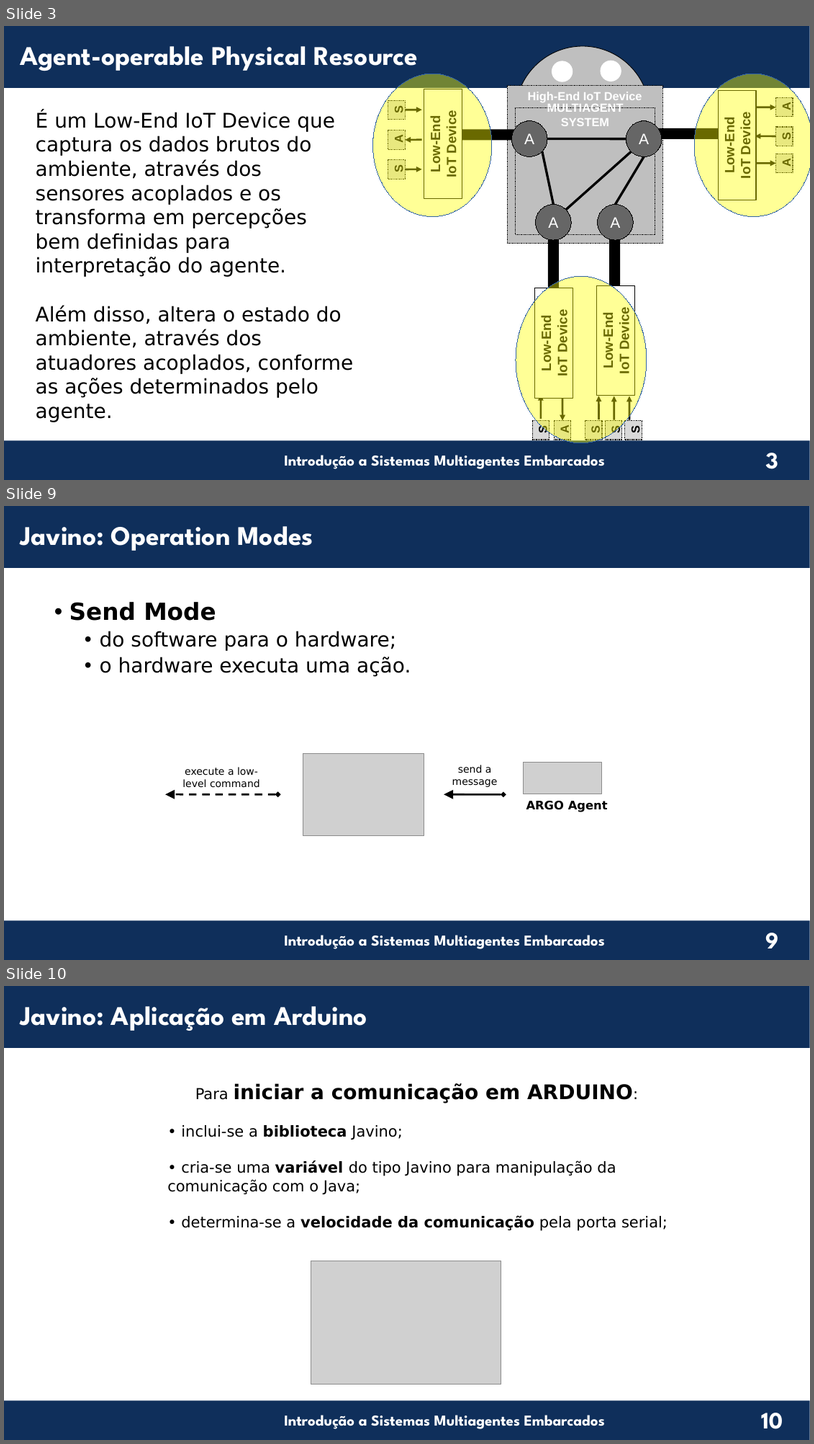
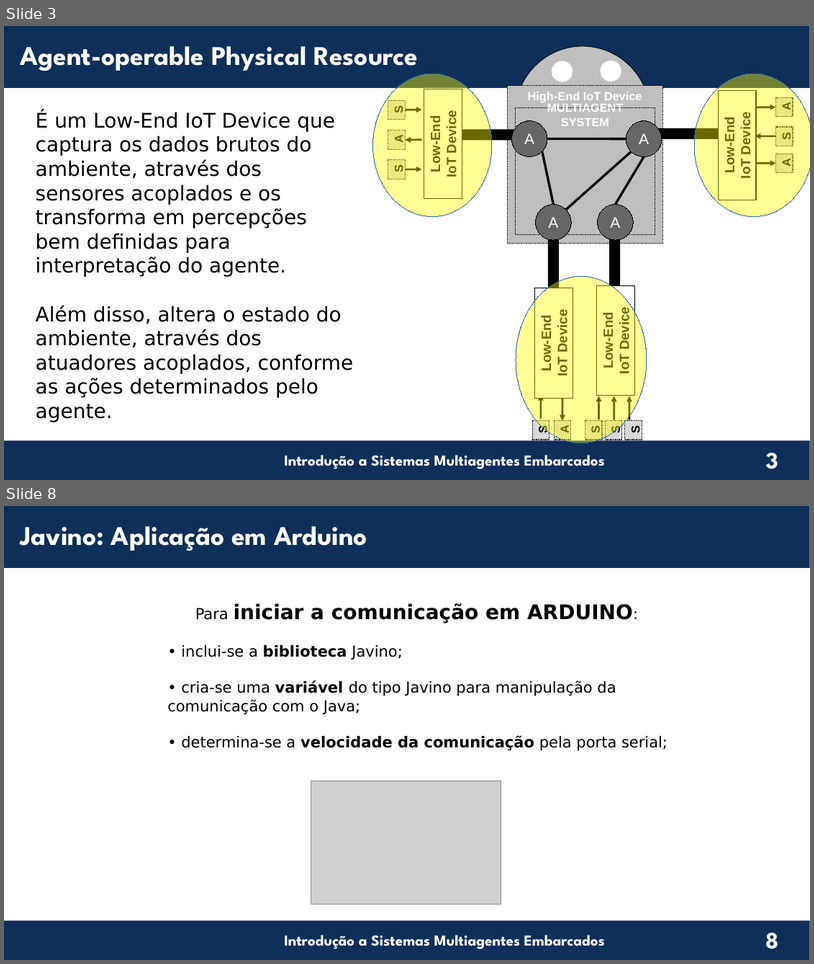
Before and after one commit to chon-group/distributedAndEmbeddedAI, a slide deck: course/11-PhysicalResource/AgentOperablePhysicalResource_20240609.odp. Shown one above the other, each under a label of ours: slides 3, 9 and 10 before the commit, slides 3 and 8 after it; the slides between them are not shown. The pictures are 814x1444 and 814x964 pixels, drawn with LibreOffice and Linux fonts; fonts in the diff are those of the drawing; grey boxes stand for pictures; background and template pictures are left out. Boxes give left, top, right and bottom in pixels: in the first picture for what was removed or moved away, otherwise in the second. Text is boxed around its words. In the diff, an @@ line names an element or a change of style, - is before the commit and + after.

Commit message:
adjusting javino's slides

```diff
--- a/course/11-PhysicalResource/AgentOperablePhysicalResource_20240609.odp
+++ b/course/11-PhysicalResource/AgentOperablePhysicalResource_20240609.odp
@@ slide 9 removed at [4, 506, 810, 960], background #FFFFFF; not listed: 4 template elements that a slide beside it also shows @@
@@ text removed at [20, 526, 313, 551] @@
-Javino: Operation Modes
@@ text removed at [70, 602, 411, 677] @@
-• Send Mode
-  • do software para o hardware;
-  • o hardware executa uma ação.
@@ picture removed at [304, 754, 424, 836] @@
@@ text removed at [453, 764, 498, 787] @@
-send a message
@@ picture removed at [524, 762, 602, 794] @@
@@ text removed at [183, 767, 260, 788] @@
-execute a low-level command
@@ freeform shape removed at [165, 794, 278, 794] @@
@@ freeform shape removed at [445, 795, 504, 795] @@
@@ text removed at [527, 800, 608, 812] @@
-ARGO Agent
@@ what was slide 10 is now slide 8 @@
@@ page number at [766, 932, 779, 949]: text changed @@
-10
+8
```
Also in this commit, not shown: 4 slides added, 5 other slides removed.
